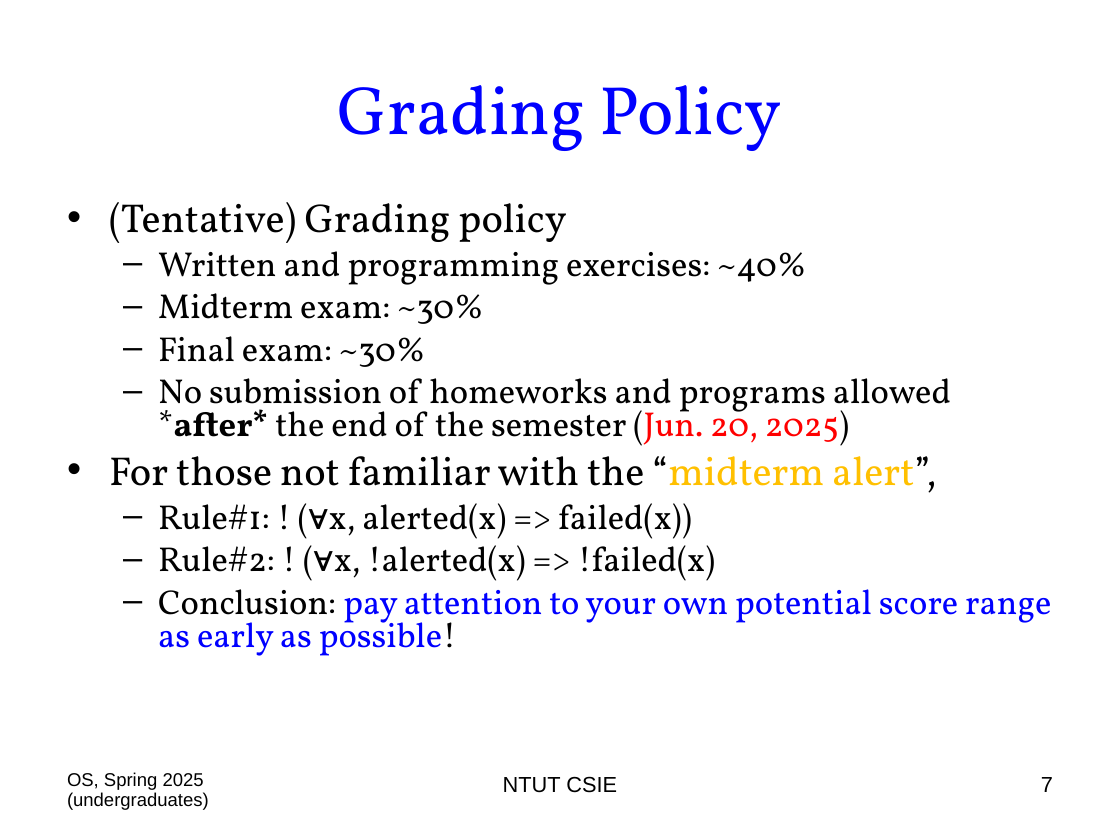
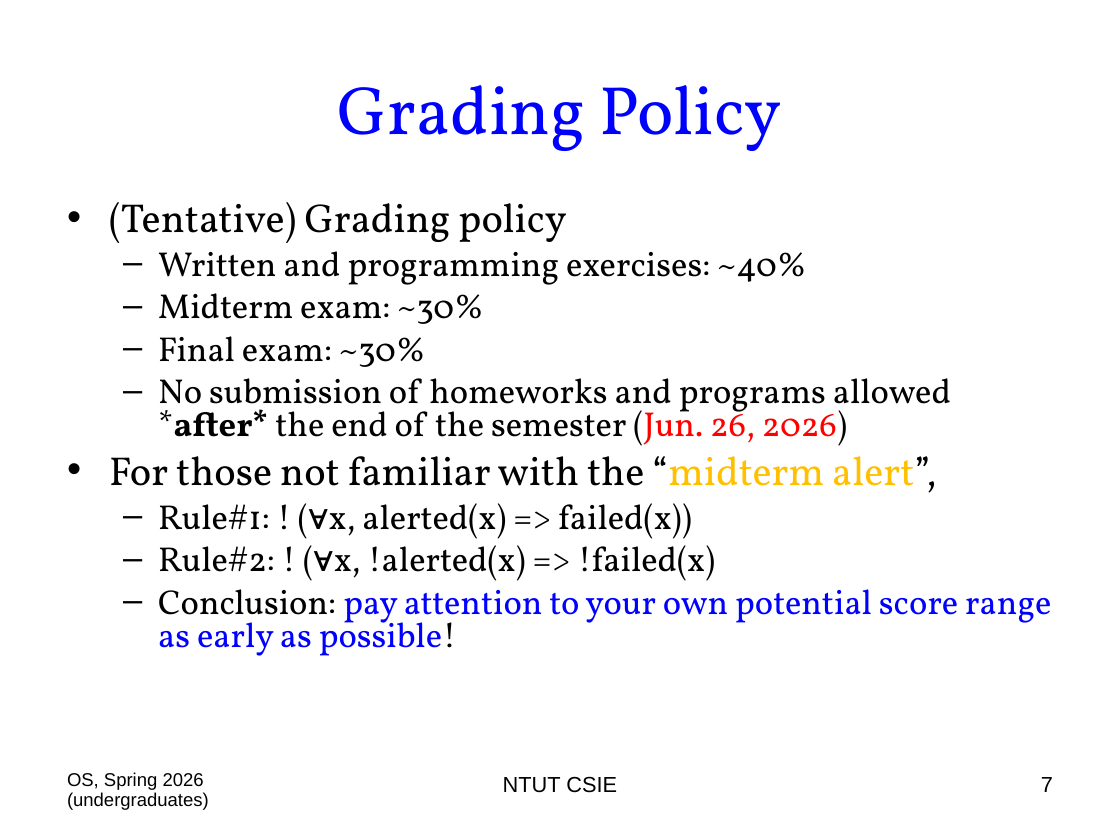
Before and after one commit to chriswjh/chriswjh.github.io, a slide deck: slide 7 of OSu/00-Overview.ppt. Drawn at 1120x840 pixels with LibreOffice and Linux fonts; fonts in the diff are those of the drawing. Boxes give left, top, right and bottom in pixels: in the first picture for what was removed or moved away, otherwise in the second. Text is boxed around its words. In the diff, an @@ line names an element or a change of style, - is before the commit and + after.

```diff
--- a/OSu/00-Overview.ppt
+++ b/OSu/00-Overview.ppt
@@ text at (x1=158, y1=378, x2=951, y2=446): text changed @@
-  – No submission of homeworks and programs allowed *after* the end of the semester (Jun. 20, 2025)
+  – No submission of homeworks and programs allowed *after* the end of the semester (Jun. 26, 2026)
@@ text at (x1=67, y1=772, x2=209, y2=810): text changed @@
-OS, Spring 2025 (undergraduates)
+OS, Spring 2026 (undergraduates)
```
Also in this commit, not shown: 23 other slides changed.
